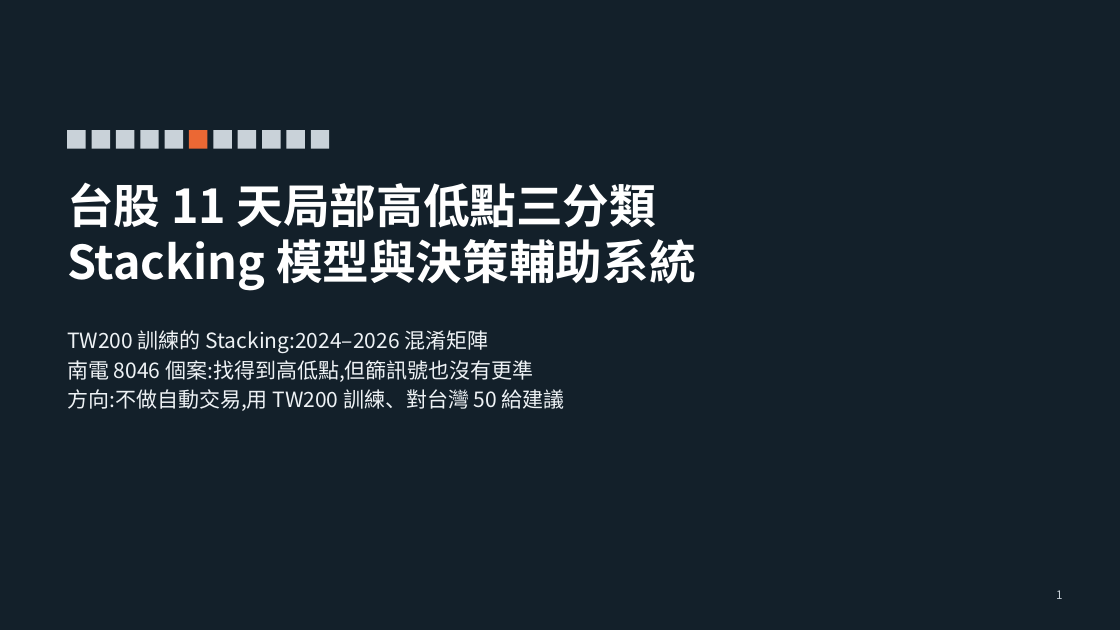
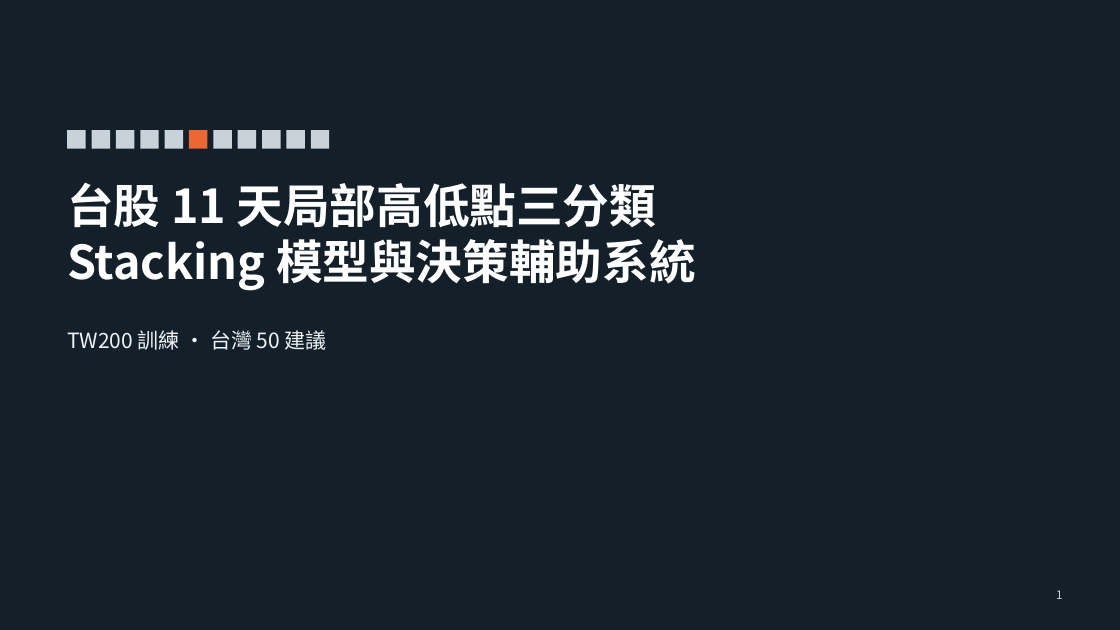
Before and after one commit to alextixu/fcukproject, a slide deck: slide 1 of method_kline_peak/report/kline_peak_report.pptx. Drawn at 1120x630 pixels with LibreOffice and Linux fonts; fonts in the diff are those of the drawing. Boxes give left, top, right and bottom in pixels: in the first picture for what was removed or moved away, otherwise in the second. Text is boxed around its words. In the diff, an @@ line names an element or a change of style, - is before the commit and + after.

```diff
--- a/method_kline_peak/report/kline_peak_report.pptx
+++ b/method_kline_peak/report/kline_peak_report.pptx
@@ text at [67,330,327,350]: text changed @@
-TW200 訓練的 Stacking:2024–2026 混淆矩陣
-南電 8046 個案:找得到高低點,但篩訊號也沒有更準
-方向:不做自動交易,用 TW200 訓練、對台灣 50 給建議
+TW200 訓練 · 台灣 50 建議
```
Also in this commit, not shown: 8 other slides changed, 1 other file.
